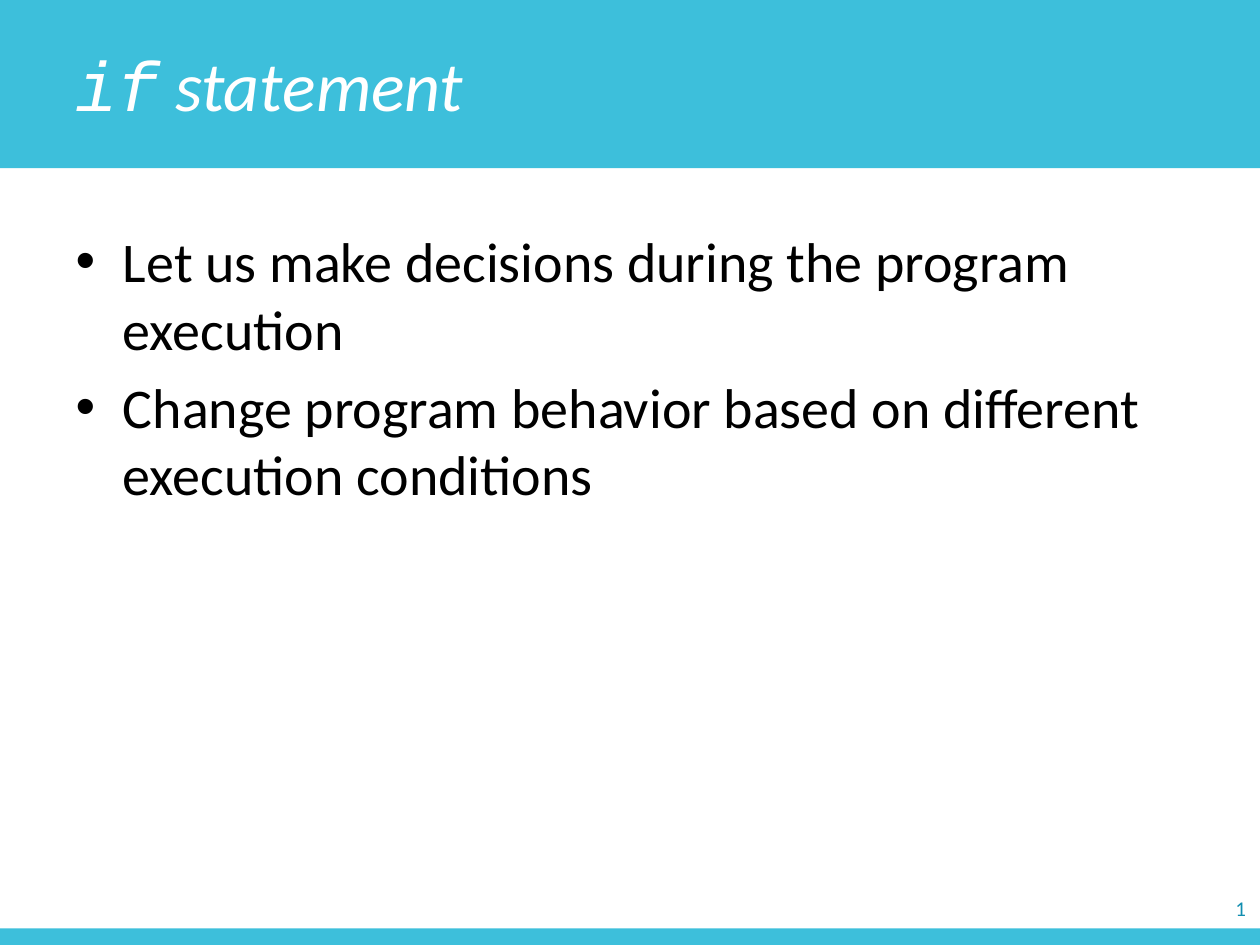
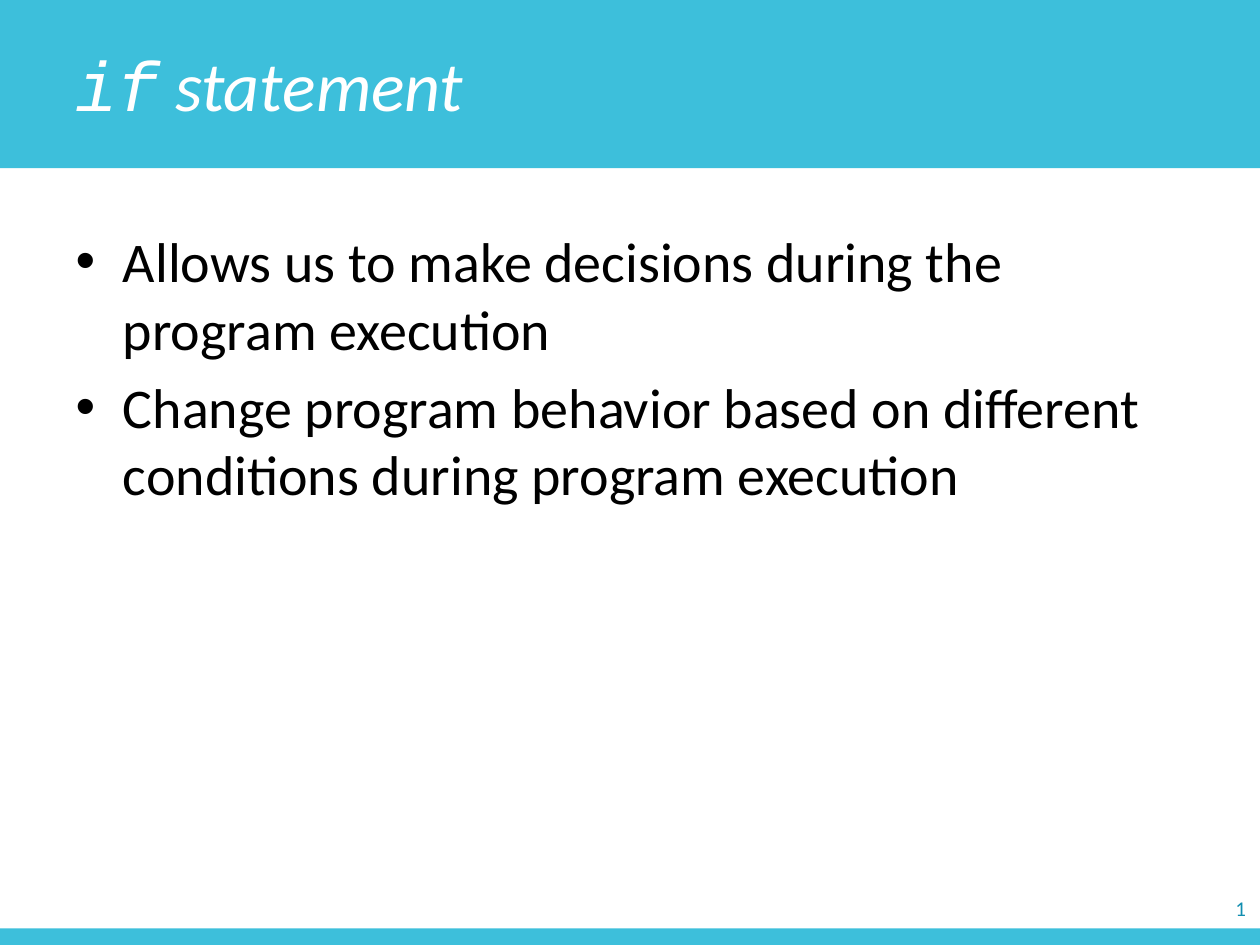
Before and after one commit to zichengliao/zuics101-fa17, a slide deck: slide 36 of lectures/lec05/lec05.pptx. Drawn at 1260x945 pixels with LibreOffice and Linux fonts; fonts in the diff are those of the drawing. Boxes give left, top, right and bottom in pixels: in the first picture for what was removed or moved away, otherwise in the second. Text is boxed around its words. In the diff, an @@ line names an element or a change of style, - is before the commit and + after.

```diff
--- a/lectures/lec05/lec05.pptx
+++ b/lectures/lec05/lec05.pptx
@@ text at [123, 243, 1139, 505]: text changed @@
-• Let us make decisions during the program execution
-• Change program behavior based on different execution conditions
+• Allows us to make decisions during the program execution
+• Change program behavior based on different conditions during program execution
```
Also in this commit, not shown: 16 other slides changed, 3 slides added, 5 slides removed, 3 other files.
